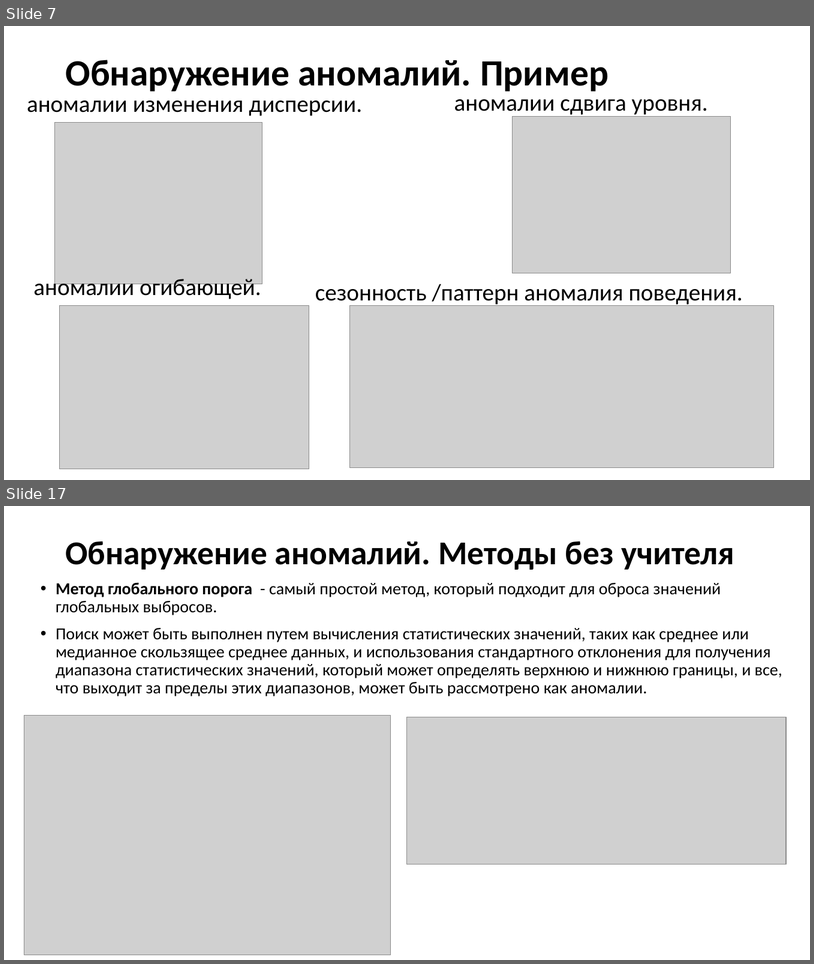
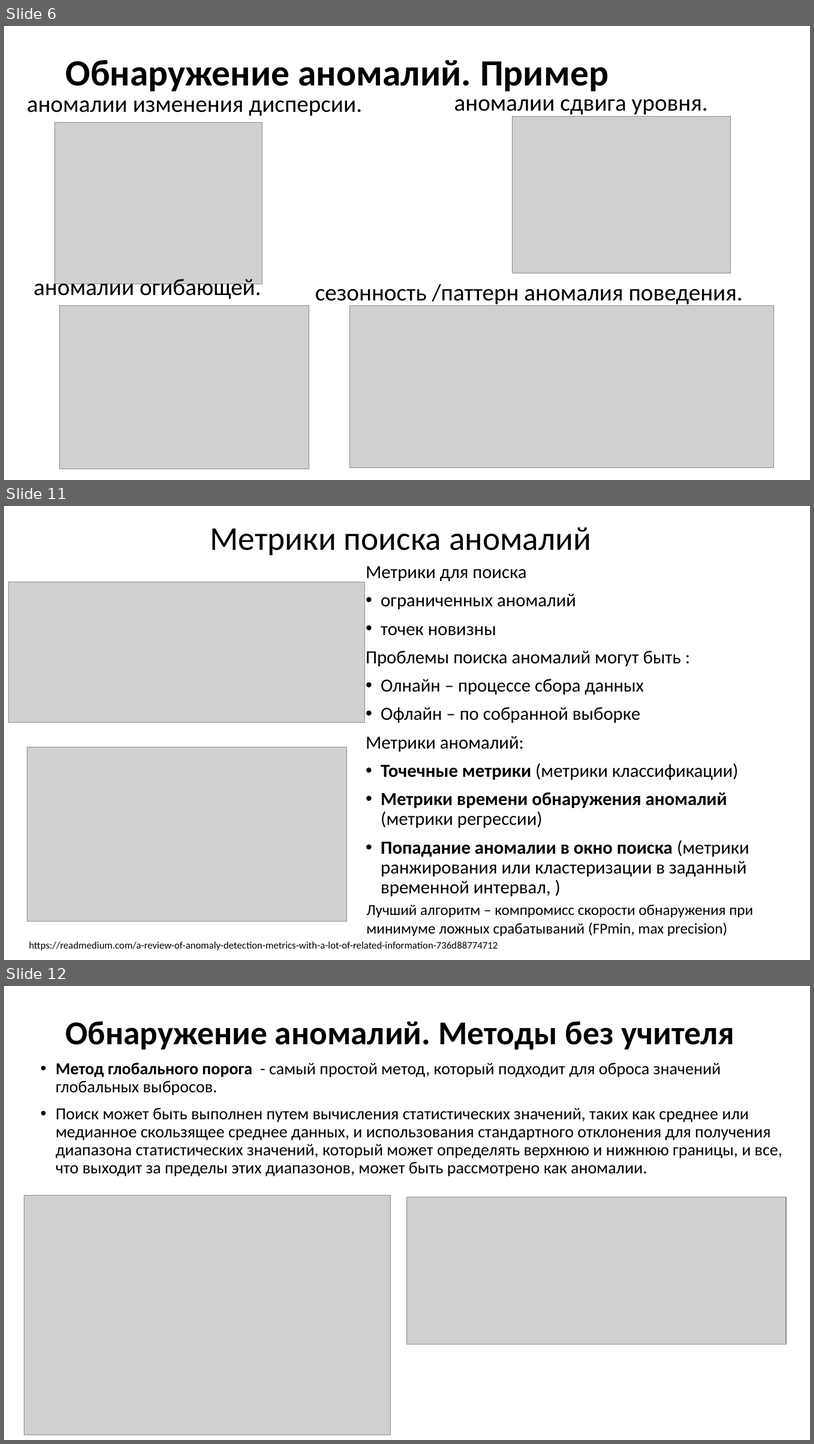
Before and after one commit to MVRonkin/TimeSeriesCourse, a slide deck: 2025/LEC/06-2 Обнаружение аномалий.pptx. Shown one above the other, each under a label of ours: slides 7 and 17 before the commit, slides 6, 11 and 12 after it; the slides between them are not shown. The pictures are 814x964 and 814x1444 pixels, drawn with LibreOffice and Linux fonts; fonts in the diff are those of the drawing; grey boxes stand for pictures. Boxes give left, top, right and bottom in pixels: in the first picture for what was removed or moved away, otherwise in the second. Text is boxed around its words. In the diff, an @@ line names an element or a change of style, - is before the commit and + after.

```diff
--- a/2025/LEC/06-2 Обнаружение аномалий.pptx
+++ b/2025/LEC/06-2 Обнаружение аномалий.pptx
@@ slide 11 added at (x1=4, y1=506, x2=810, y2=960), background #FFFFFF @@
@@ title added at (x1=210, y1=527, x2=592, y2=555), 39.6 pt, text #000000 @@
+Метрики поиска аномалий
@@ text added at (x1=366, y1=566, x2=750, y2=896), 22 pt, text #000000 @@
+Метрики для поиска
+• ограниченных аномалий
+• точек новизны
+Проблемы поиска аномалий могут быть :
+• Олнайн – процессе сбора данных
+• Офлайн – по собранной выборке
+Метрики аномалий:
+• Точечные метрики (метрики классификации)
+• Метрики времени обнаружения аномалий (метрики регрессии)
+• Попадание аномалии в окно поиска (метрики ранжирования или кластеризации в заданный временной интервал, )
@@ picture added at (x1=8, y1=582, x2=365, y2=722) @@
@@ picture added at (x1=27, y1=747, x2=347, y2=921) @@
@@ text added at (x1=366, y1=904, x2=753, y2=936), 18 pt, text #000000 @@
+Лучший алгоритм – компромисс скорости обнаружения при минимуме ложных срабатываний (FPmin, max precision)
@@ text added at (x1=29, y1=941, x2=498, y2=950), 12 pt, text #000000 @@
+https://readmedium.com/a-review-of-anomaly-detection-metrics-with-a-lot-of-related-information-736d88774712
@@ what was slide 7 is now slide 6 @@
@@ what was slide 17 is now slide 12 @@
```
Also in this commit, not shown: 9 slides changed, 1 other slide added, 2 slides removed.
